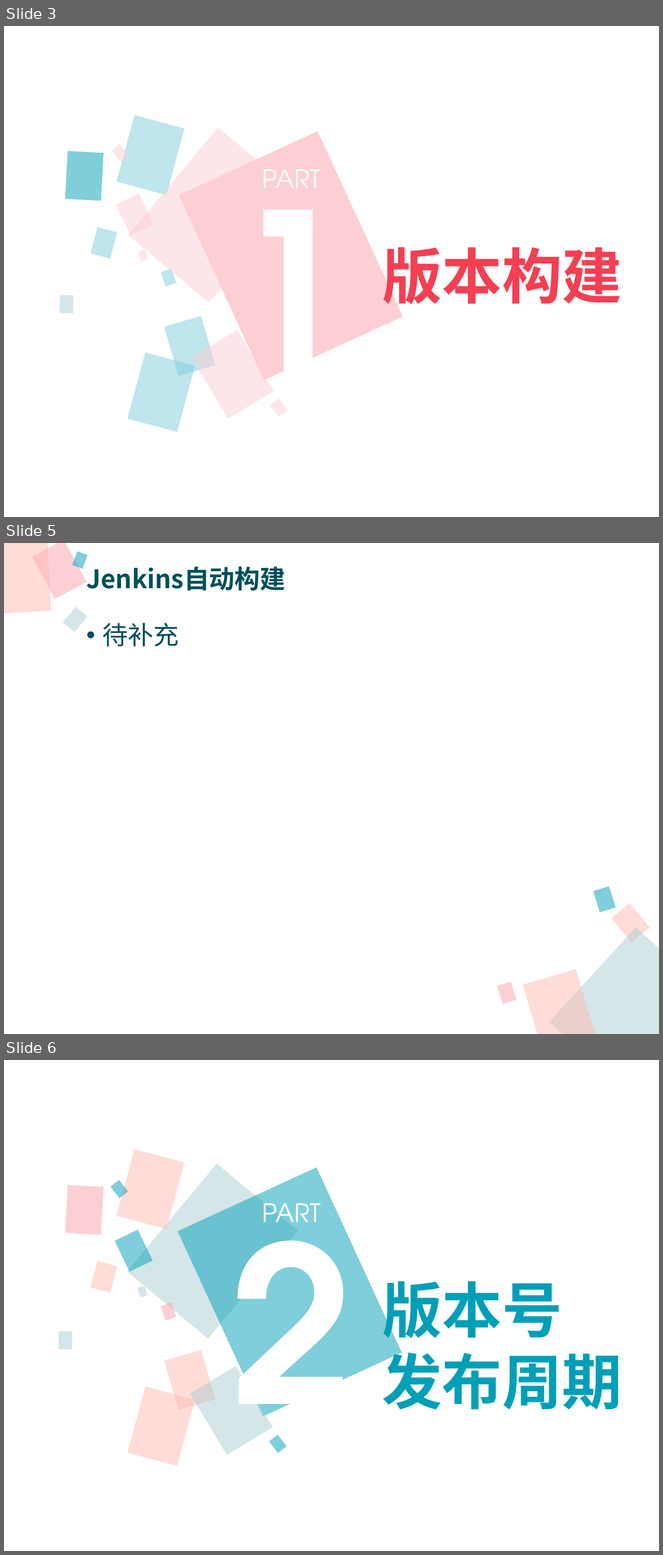
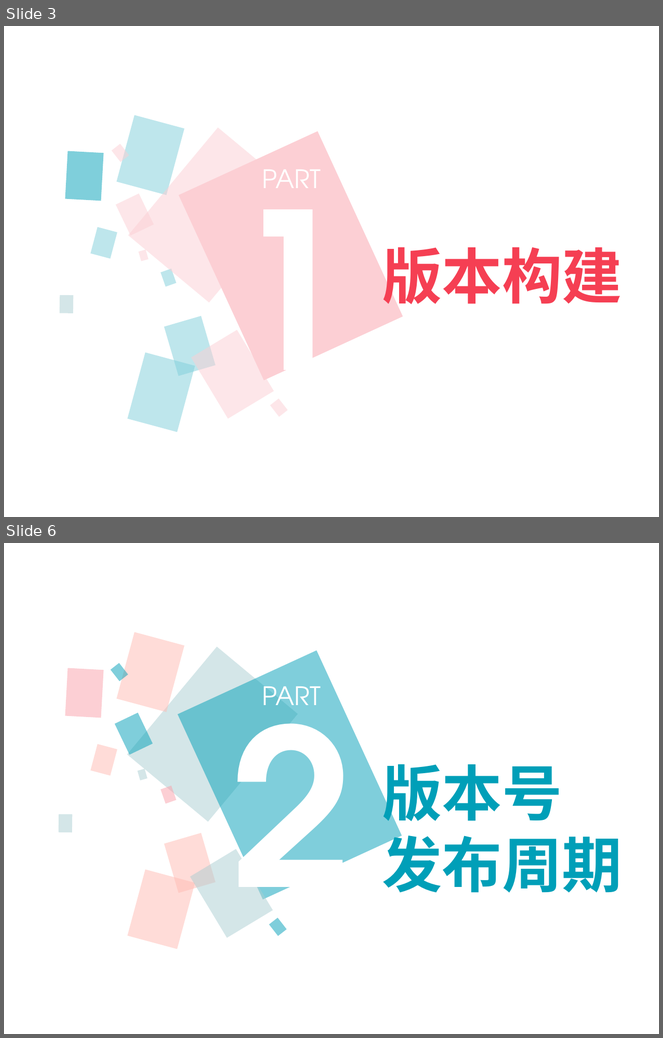
Before and after one commit to xianmomo/demo, a slide deck: 新员工入职指引/信息技术部版本构建及发布过程.pptx. Shown one above the other, each under a label of ours: slides 3, 5 and 6 before the commit, slides 3 and 6 after it; the slides between them are not shown. The pictures are 663x1555 and 663x1038 pixels, drawn with LibreOffice and Linux fonts; fonts in the diff are those of the drawing. Boxes give left, top, right and bottom in pixels: in the first picture for what was removed or moved away, otherwise in the second. Text is boxed around its words. In the diff, an @@ line names an element or a change of style, - is before the commit and + after.

```diff
--- a/新员工入职指引/信息技术部版本构建及发布过程.pptx
+++ b/新员工入职指引/信息技术部版本构建及发布过程.pptx
@@ slide 5 removed at (4,543,659,1034), background #FFFFFF @@
@@ rectangle removed at (4,543,51,614) @@
@@ rectangle removed at (32,543,87,599) @@
@@ rectangle removed at (72,552,88,569) @@
@@ text removed at (86,566,285,591) @@
-Jenkins自动构建
@@ rectangle removed at (63,607,87,632) @@
@@ text removed at (103,623,179,646) @@
-• 待补充
@@ rectangle removed at (593,886,616,913) @@
@@ rectangle removed at (611,903,649,943) @@
@@ rectangle removed at (549,928,659,1034) @@
@@ rectangle removed at (522,970,597,1034) @@
@@ rectangle removed at (497,982,517,1005) @@
```
Also in this commit, not shown: 9 slides changed, 1 slide added.
